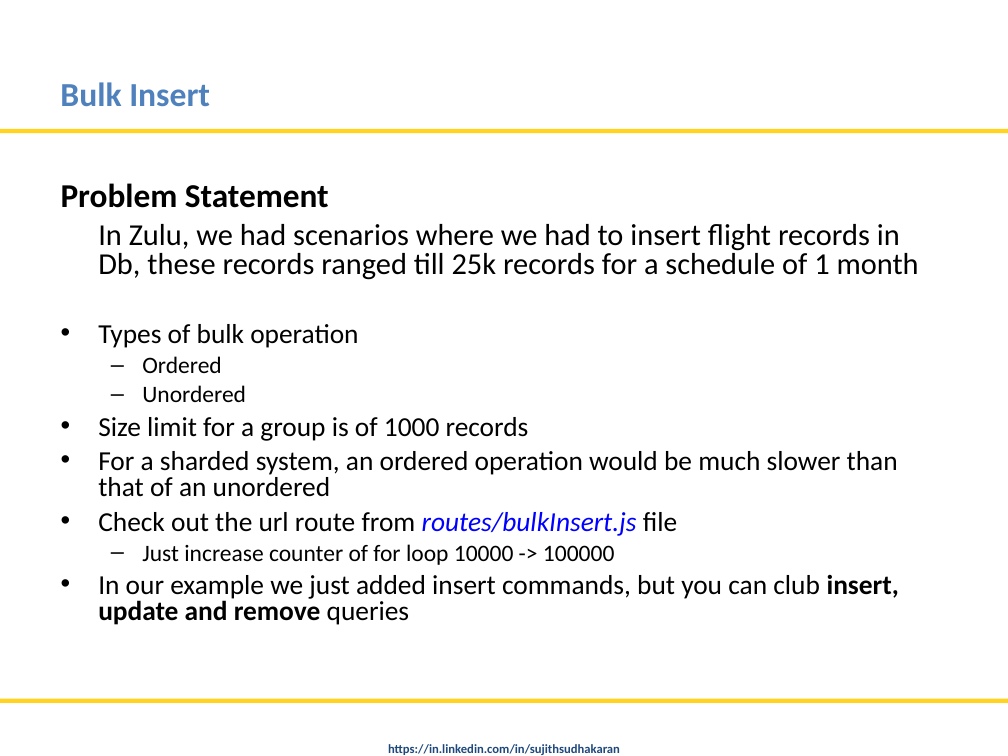
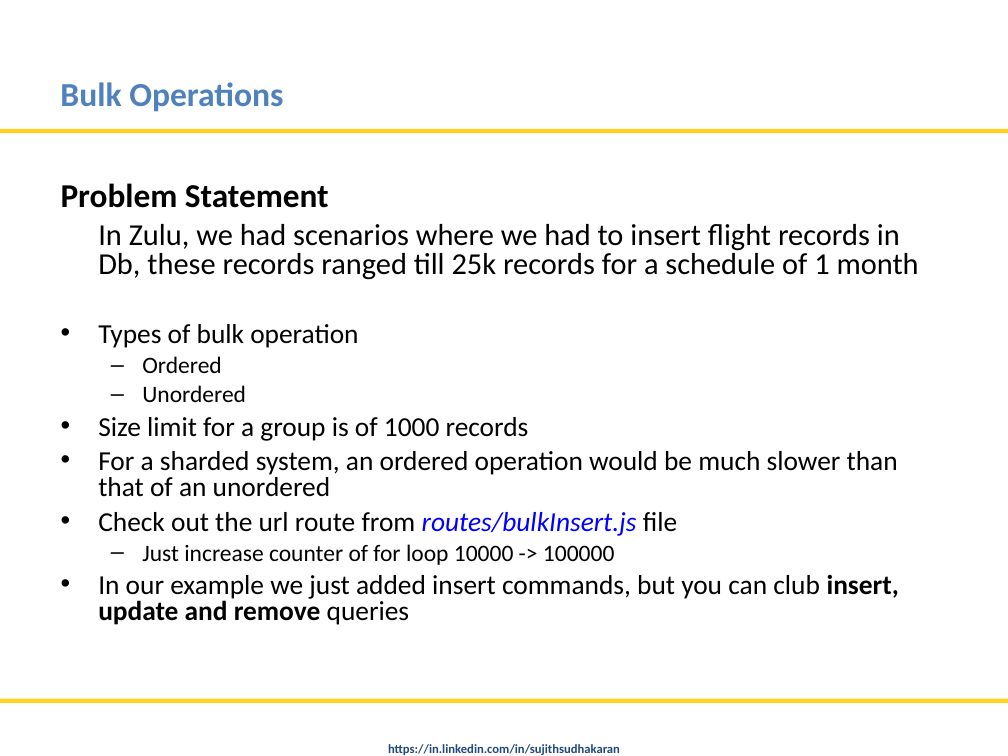
Before and after one commit to nitinmlvya/mongodb-tips-and-advfeatures, a slide deck: slide 7 of MongoDB Tips and Advance Features.odp. Drawn at 1008x756 pixels with LibreOffice and Linux fonts; fonts in the diff are those of the drawing; background and template pictures are left out. Boxes give left, top, right and bottom in pixels: in the first picture for what was removed or moved away, otherwise in the second. Text is boxed around its words. In the diff, an @@ line names an element or a change of style, - is before the commit and + after.

```diff
--- a/MongoDB Tips and Advance Features.odp
+++ b/MongoDB Tips and Advance Features.odp
@@ title at [60, 82, 283, 112]: text changed @@
-Bulk Insert
+Bulk Operations
```
Also in this commit, not shown: 4 other slides changed, 1 other file.
